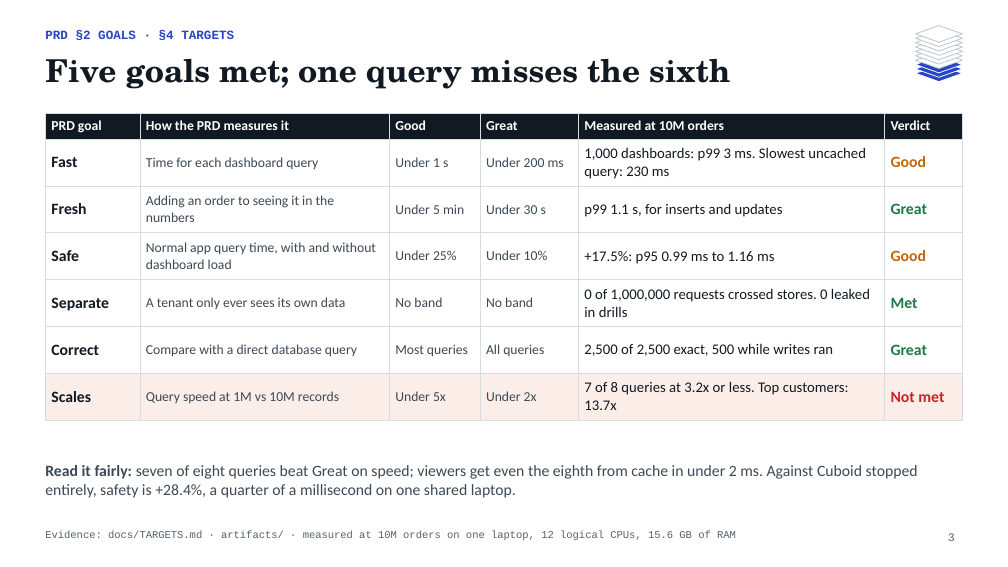
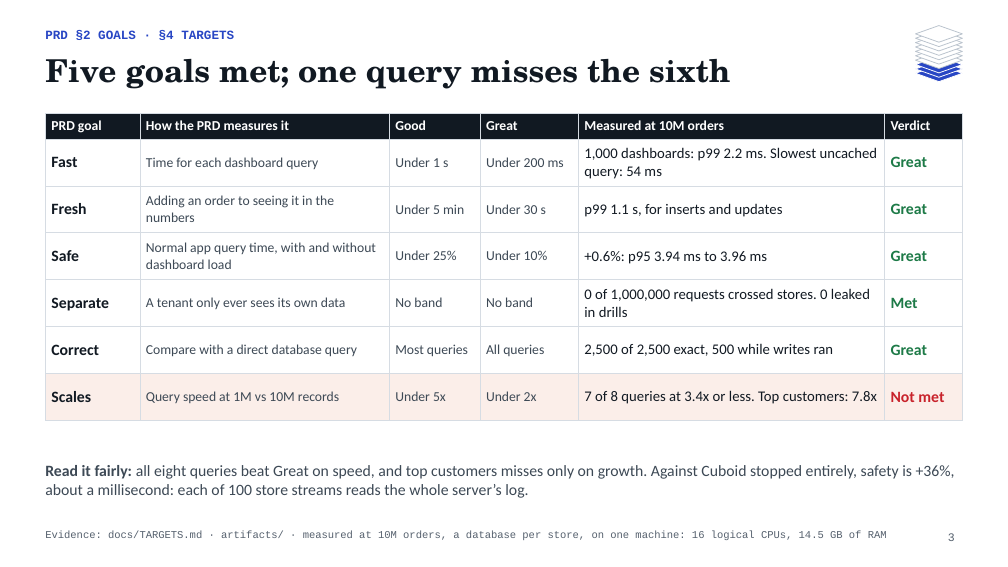
Before and after one commit to WarHawkADI/cuboid, a slide deck: slide 3 of docs/Cuboid_Final_Deck.pptx. Drawn at 1008x567 pixels with LibreOffice and Linux fonts; fonts in the diff are those of the drawing. Boxes give left, top, right and bottom in pixels: in the first picture for what was removed or moved away, otherwise in the second. Text is boxed around its words. In the diff, an @@ line names an element or a change of style, - is before the commit and + after.

```diff
--- a/docs/Cuboid_Final_Deck.pptx
+++ b/docs/Cuboid_Final_Deck.pptx
@@ table at (45, 113, 963, 408) @@
-row 2, column 5: 1,000 dashboards: p99 3 ms. Slowest uncached query: 230 ms
+row 2, column 5: 1,000 dashboards: p99 2.2 ms. Slowest uncached query: 54 ms
-row 2, column 6: Good
+row 2, column 6: Great
-row 4, column 5: +17.5%: p95 0.99 ms to 1.16 ms
+row 4, column 5: +0.6%: p95 3.94 ms to 3.96 ms
-row 4, column 6: Good
+row 4, column 6: Great
-row 7, column 5: 7 of 8 queries at 3.2x or less. Top customers: 13.7x
+row 7, column 5: 7 of 8 queries at 3.4x or less. Top customers: 7.8x
@@ text at (45, 465, 955, 498): text changed @@
-Read it fairly: seven of eight queries beat Great on speed; viewers get even the eighth from cache in under 2 ms. Against Cuboid stopped entirely, safety is +28.4%, a quarter of a millisecond on one shared laptop.
+Read it fairly: all eight queries beat Great on speed, and top customers misses only on growth. Against Cuboid stopped entirely, safety is +36%, about a millisecond: each of 100 store streams reads the whole server’s log.
@@ text at (45, 530, 887, 540): text changed @@
-Evidence: docs/TARGETS.md · artifacts/ · measured at 10M orders on one laptop, 12 logical CPUs, 15.6 GB of RAM
+Evidence: docs/TARGETS.md · artifacts/ · measured at 10M orders, a database per store, on one machine: 16 logical CPUs, 14.5 GB of RAM
```
Also in this commit, not shown: 7 other slides changed, 1 other file.
